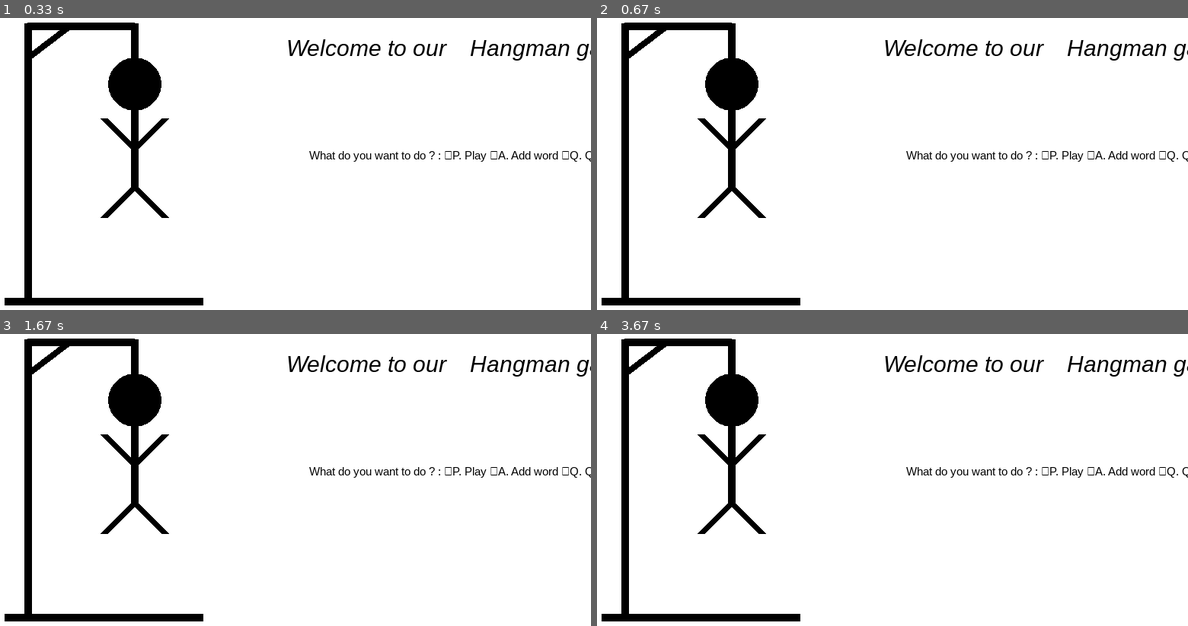
Above: before the commit, frames 1-4 (two rows, left to right).
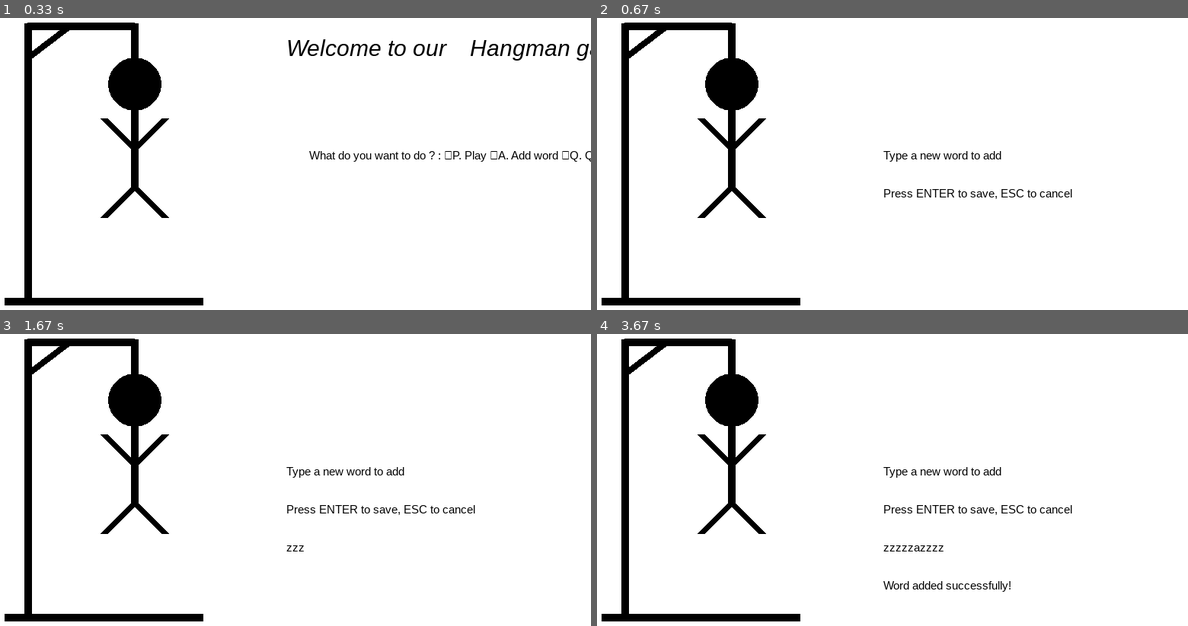
Above: after the commit, the same moments.

Repository: elodie-boweren/Pendu
Game: pygame game, started from main_loop.py
The game is run twice, just before and just after one commit, with the same random seed, the same clock (stepped at 60 frames per second) and the same inputs.
Inputs:
- Up to frame 1 (0.33 s): no input
- Up to frame 2 (0.67 s): tap A at 0.33 s
- Up to frame 3 (1.67 s): tap Z at 0.67, 1.07, 1.37, 1.57 s; hold Esc 1-1.47 s
- Up to frame 4 (3.67 s): tap Z at 1.87, 2.07, 2.4, 2.7, 2.9, 3.2 s; tap A at 2.15 s; tap Enter at 3.4 s

Frame 1 is identical in both runs. In frame 2, 2.0% of the frame differs, in the area x 48-100%, y 7-62%; in frame 3, 2.0%; in frame 4, 2.4%, in the area x 48-100%, y 7-89%.

Commit message:
add fonction add_word

Diff:
--- a/Hangman_functions.py
+++ b/Hangman_functions.py
@@ -80,7 +80,52 @@
     texte_surface = text_font.render(texte, True, couleur)
     screen.blit(texte_surface, (x, y))
 
+def add_word():
+    screen.fill(WHITE)
+    input_text = ""
+    input_active = True
 
+    while input_active:
+        screen.fill(WHITE)
+        display_hangman()
+
+        # Instructions
+        text("Type a new word to add", text_font, BLACK, 400, 200)
+        text("Press ENTER to save, ESC to cancel", text_font, BLACK, 400, 250)
+
+        # Display current input
+        current_input_text = text_font.render(input_text, True, BLACK)
+        screen.blit(current_input_text, (400, 300))
+
+        for event in pygame.event.get():
+            if event.type == QUIT:
+                pygame.quit()
+                return
+
+            if event.type == pygame.KEYDOWN:
+                if event.key == pygame.K_RETURN:
+                    # Save word if not empty
+                    if input_text and len(input_text) > 1:
+                        with open("words.txt", "a") as file:
+                            file.write("\n" + input_text.lower())
+                        text("Word added successfully!", text_font, BLACK, 400, 350)
+                        pygame.display.update()
+                        pygame.time.delay(1000)
+                        input_active = False
+
+                elif event.key == pygame.K_ESCAPE:
+                    input_active = False
+
+                elif event.key == pygame.K_BACKSPACE:
+                    input_text = input_text[:-1]
+
+                elif event.key >= pygame.K_a and event.key <= pygame.K_z:
+                    input_text += chr(event.key)
+
+        pygame.display.update()
+
+    # Return to menu after adding word
+    menu()
 def play_game():
     global mot_a_trouver, lettres_trouvees, attempts
     run = True
--- a/main_loop.py
+++ b/main_loop.py
@@ -27,8 +27,8 @@
             run = False
         if key[pygame.K_p] == True:
             play_game()
-        # elif key[pygame.K_a] == True:
-        #     add_word()
+        elif key[pygame.K_a] == True:
+             add_word()
         elif key[pygame.K_q] == True:
             run = False
 
--- a/words.txt
+++ b/words.txt
@@ -15,5 +15,3 @@
 perseverate
 developper
 coding
-
-hello
